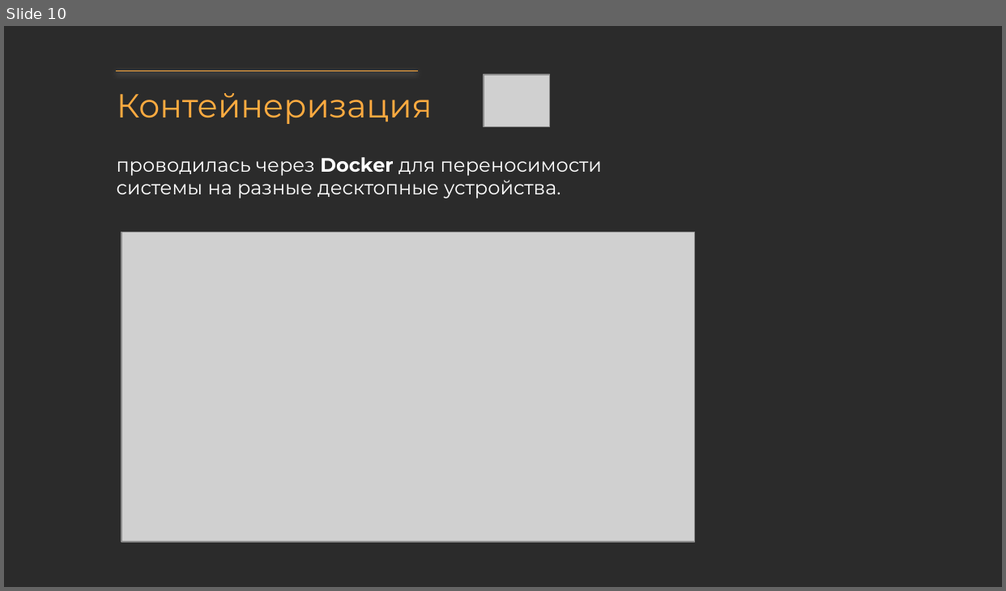
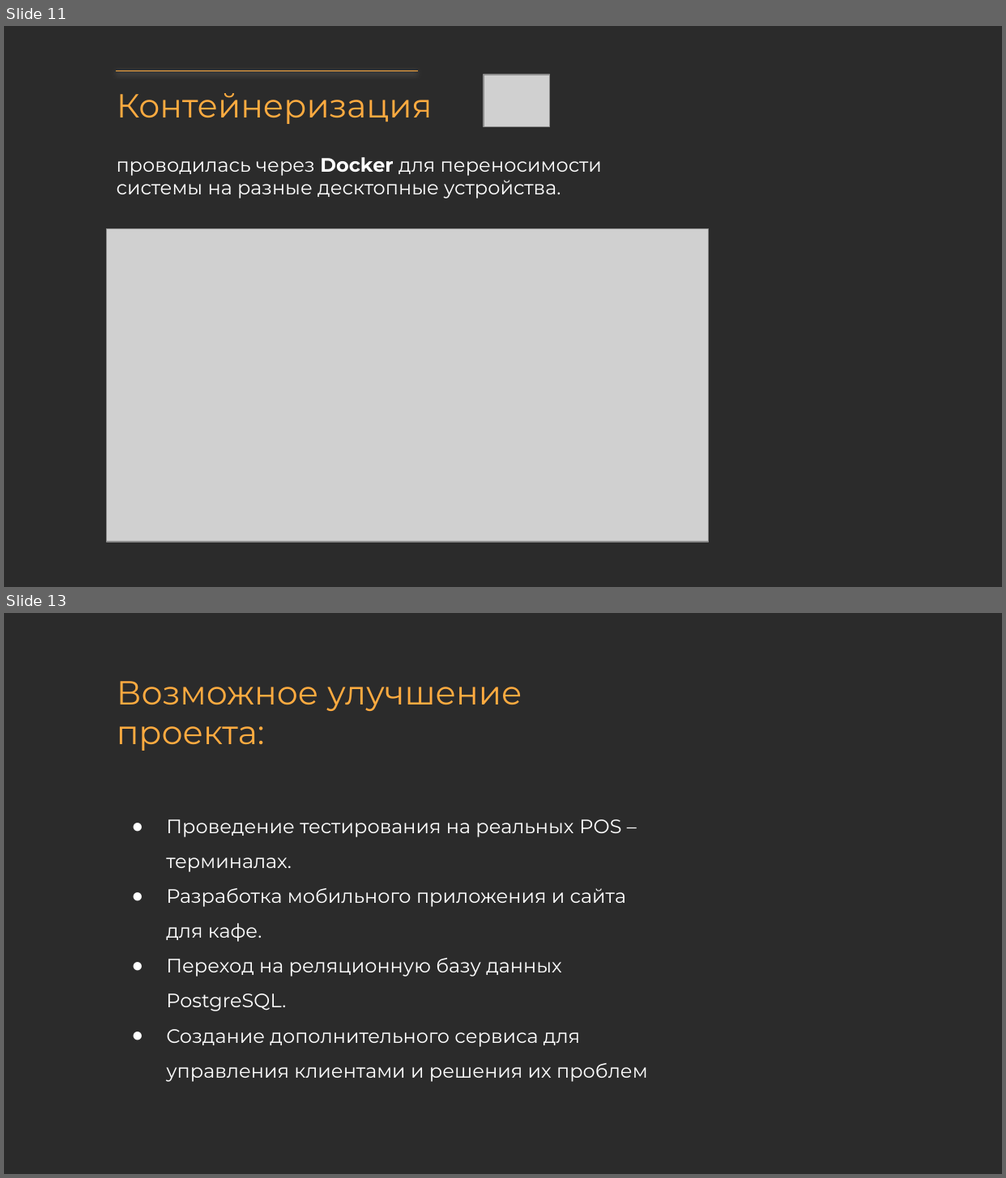
Before and after one commit to Bikmacs/CafeSystem, a slide deck: Docs/Презентация системы кафе.pptx. Shown one above the other, each under a label of ours: slide 10 before the commit, slides 11 and 13 after it; the slides between them are not shown. The pictures are 1006x591 and 1006x1178 pixels, drawn with LibreOffice and Linux fonts; fonts in the diff are those of the drawing; grey boxes stand for pictures; background and template pictures are left out; a plain dark background stands for a picture behind light text. Boxes give left, top, right and bottom in pixels: in the first picture for what was removed or moved away, otherwise in the second. Text is boxed around its words. In the diff, an @@ line names an element or a change of style, - is before the commit and + after.

```diff
--- a/Docs/Презентация системы кафе.pptx
+++ b/Docs/Презентация системы кафе.pptx
@@ slide 13 added at [4, 613, 1002, 1174], background picture (left out) @@
@@ title added at [117, 681, 522, 751], 24 pt, text #FFAB40 @@
+Возможное улучшение проекта:
@@ text added at [166, 820, 648, 1082], 14 pt, text #FFFFFF @@
+● Проведение тестирования на реальных POS – терминалах.
+● Разработка мобильного приложения и сайта для кафе.
+● Переход на реляционную базу данных PostgreSQL.
+● Создание дополнительного сервиса для управления клиентами и решения их проблем
@@ what was slide 10 is now slide 11 @@
@@ slide 11 changed as well @@
@@ picture: place and size @@
-picture at [121, 233, 695, 543]
+picture at [107, 229, 709, 543]
```
Also in this commit, not shown: 7 other slides changed, 2 other slides added, 1 slide removed, 13 other files.
